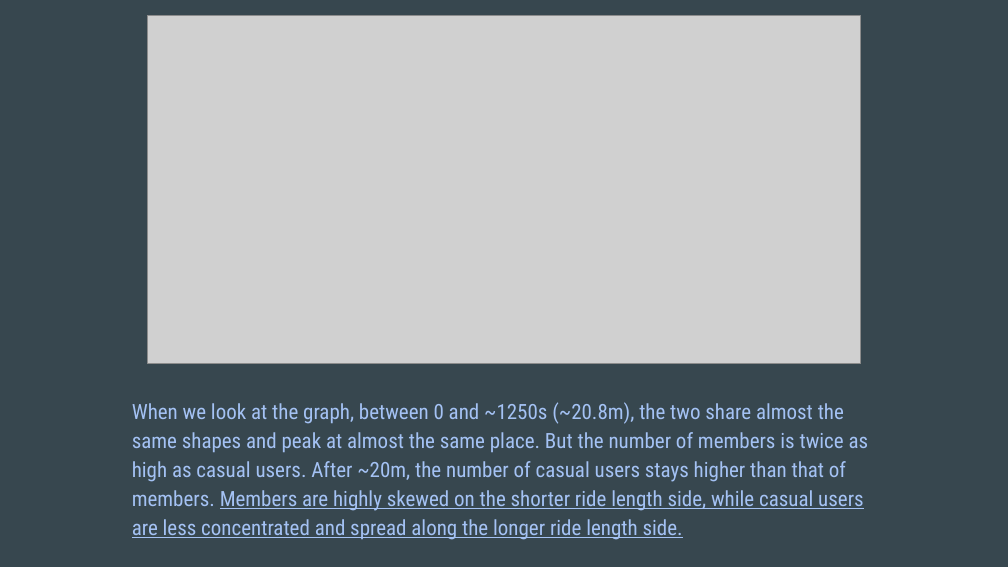
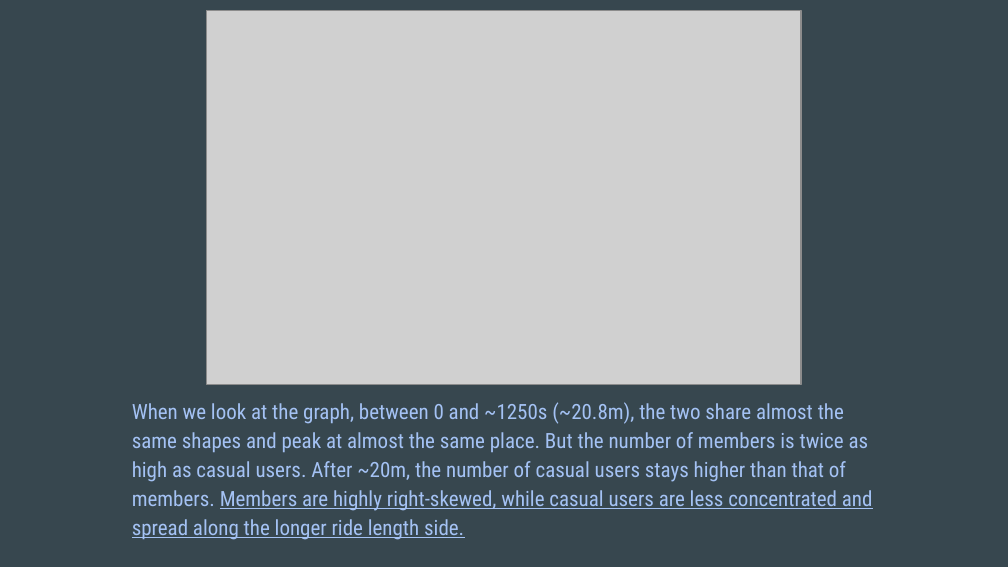
Before and after one commit to Takekuro/Cyclistic, a slide deck: slide 5 of Slides/2021_11_Cyclistic_Analysis_Members_Casual.pptx. Drawn at 1008x567 pixels with LibreOffice and Linux fonts; fonts in the diff are those of the drawing; grey boxes stand for pictures. Boxes give left, top, right and bottom in pixels: in the first picture for what was removed or moved away, otherwise in the second. Text is boxed around its words. In the diff, an @@ line names an element or a change of style, - is before the commit and + after.

```diff
--- a/Slides/2021_11_Cyclistic_Analysis_Members_Casual.pptx
+++ b/Slides/2021_11_Cyclistic_Analysis_Members_Casual.pptx
@@ picture: place and size @@
-picture at (147, 15, 860, 363)
+picture at (207, 11, 800, 385)
@@ text at (132, 402, 873, 540): text changed @@
-When we look at the graph, between 0 and ~1250s (~20.8m), the two share almost the same shapes and peak at almost the same place. But the number of members is twice as high as casual users. After ~20m, the number of casual users stays higher than that of members. Members are highly skewed on the shorter ride length side, while casual users are less concentrated and spread along the longer ride length side.
+When we look at the graph, between 0 and ~1250s (~20.8m), the two share almost the same shapes and peak at almost the same place. But the number of members is twice as high as casual users. After ~20m, the number of casual users stays higher than that of members. Members are highly right-skewed, while casual users are less concentrated and spread along the longer ride length side.
```
Also in this commit, not shown: 10 other slides changed, 1 slide added, 1 slide removed.
